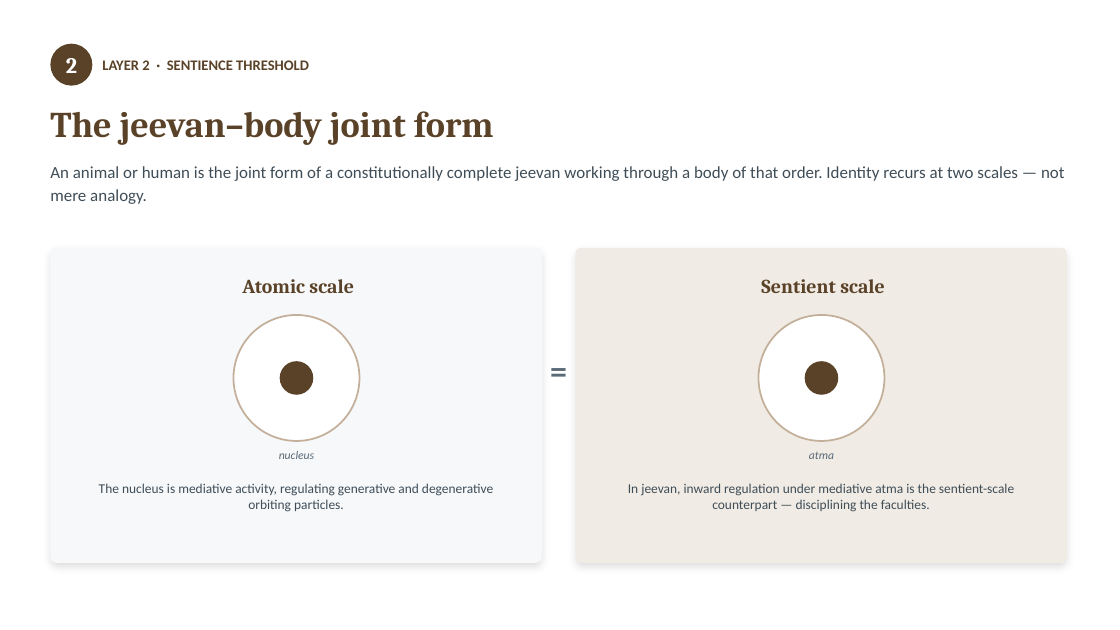
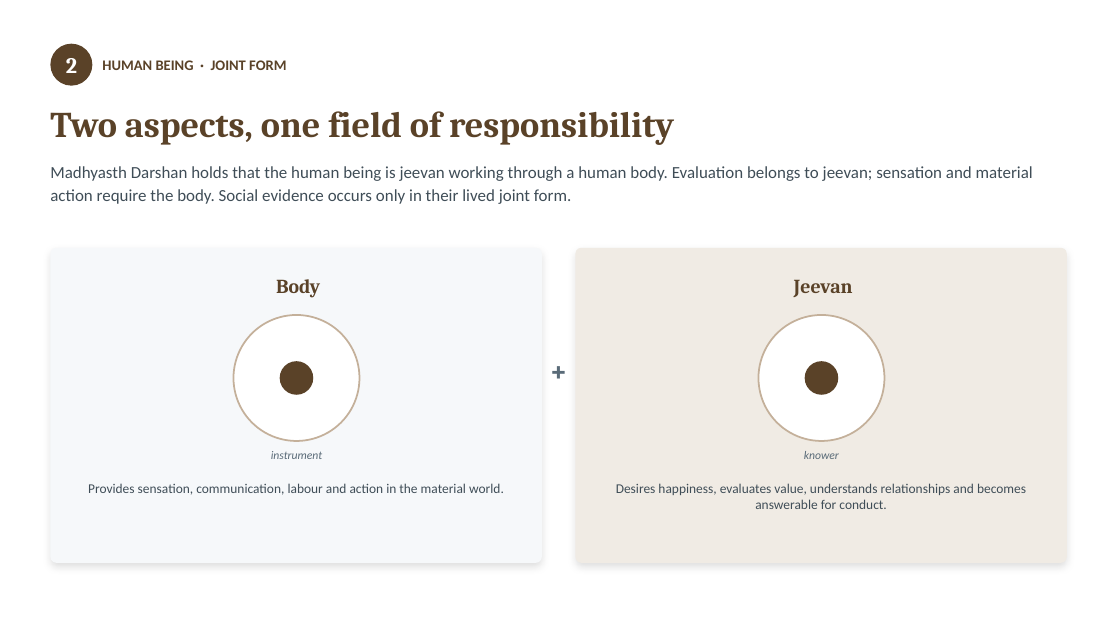
Before and after one commit to raghavamohan/AnalyticMadhyasthDarshan, a slide deck: slide 10 of Studies/How-Undivided-Society-Is-Established/How-Undivided-Society-Is-Established.pptx. Drawn at 1120x630 pixels with LibreOffice and Linux fonts; fonts in the diff are those of the drawing. Boxes give left, top, right and bottom in pixels: in the first picture for what was removed or moved away, otherwise in the second. Text is boxed around its words. In the diff, an @@ line names an element or a change of style, - is before the commit and + after.

```diff
--- a/Studies/How-Undivided-Society-Is-Established/How-Undivided-Society-Is-Established.pptx
+++ b/Studies/How-Undivided-Society-Is-Established/How-Undivided-Society-Is-Established.pptx
@@ text at [102,60,286,70]: text changed @@
-LAYER 2 · SENTIENCE THRESHOLD
+HUMAN BEING · JOINT FORM
@@ text at [50,111,674,145]: text changed @@
-The jeevan–body joint form
+Two aspects, one field of responsibility
@@ text at [50,166,1033,204]: text changed @@
-An animal or human is the joint form of a constitutionally complete jeevan working through a body of that order. Identity recurs at two scales — not mere analogy.
+Madhyasth Darshan holds that the human being is jeevan working through a human body. Evaluation belongs to jeevan; sensation and material action require the body. Social evidence occurs only in their lived joint form.
@@ text at [276,279,320,298]: text changed @@
-Atomic scale
+Body
@@ text at [794,279,853,297]: text changed @@
-Sentient scale
+Jeevan
@@ text at [542,344,576,395]: text changed @@
-=
++
@@ text at [271,451,322,459]: text changed @@
-nucleus
+instrument
@@ text at [804,451,839,459]: text changed @@
-atma
+knower
@@ text at [88,483,504,495]: text changed @@
-The nucleus is mediative activity, regulating generative and degenerative orbiting particles.
+Provides sensation, communication, labour and action in the material world.
@@ text at [616,483,1026,509]: text changed @@
-In jeevan, inward regulation under mediative atma is the sentient-scale counterpart — disciplining the faculties.
+Desires happiness, evaluates value, understands relationships and becomes answerable for conduct.
```
Also in this commit, not shown: 20 other slides changed, 2 slides added, 2 slides removed, 7 other files.
